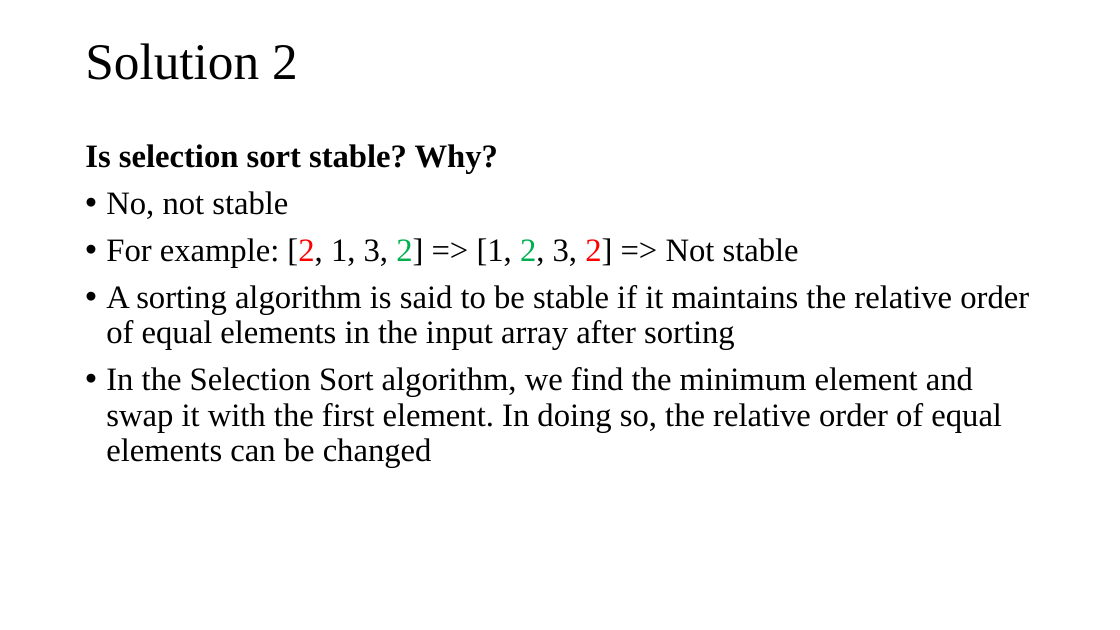
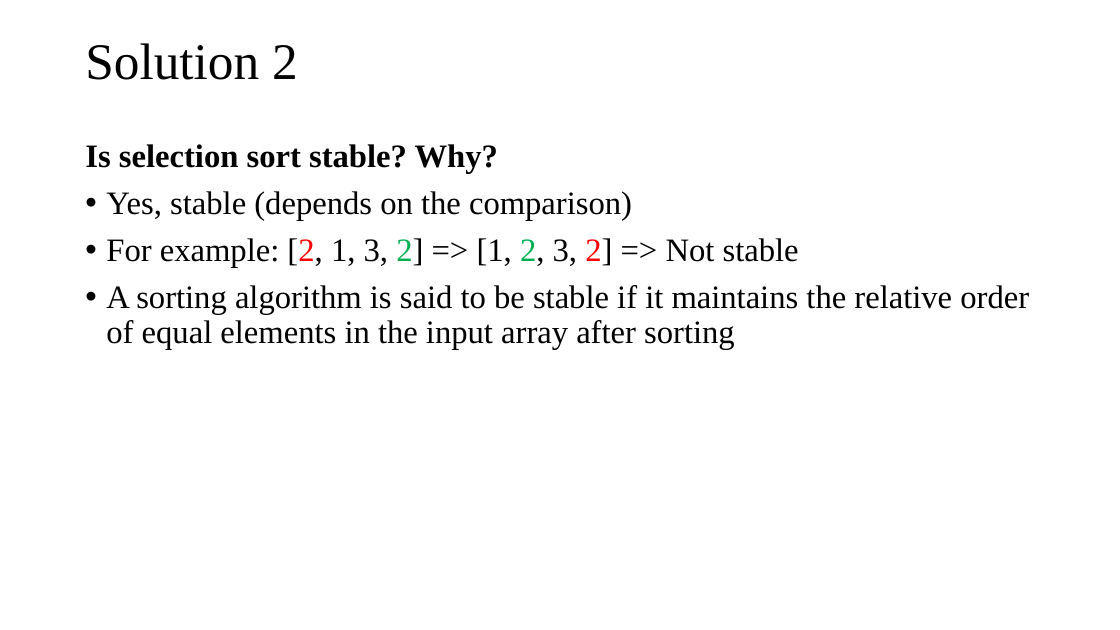
Before and after one commit to tamlhp/2801ict, a slide deck: slide 8 of week-3/problem-set/2801ict-week3.pptx. Drawn at 1120x630 pixels with LibreOffice and Linux fonts; fonts in the diff are those of the drawing. Boxes give left, top, right and bottom in pixels: in the first picture for what was removed or moved away, otherwise in the second. Text is boxed around its words. In the diff, an @@ line names an element or a change of style, - is before the commit and + after.

```diff
--- a/week-3/problem-set/2801ict-week3.pptx
+++ b/week-3/problem-set/2801ict-week3.pptx
@@ text at (106, 191, 632, 221): text changed @@
-• No, not stable
+• Yes, stable (depends on the comparison)
@@ text at (106, 367, 1002, 467): paragraph removed @@
-• In the Selection Sort algorithm, we find the minimum element and swap it with the first element. In doing so, the relative order of equal elements can be changed
```
Also in this commit, not shown: 1 other slide changed, 16 other files.
